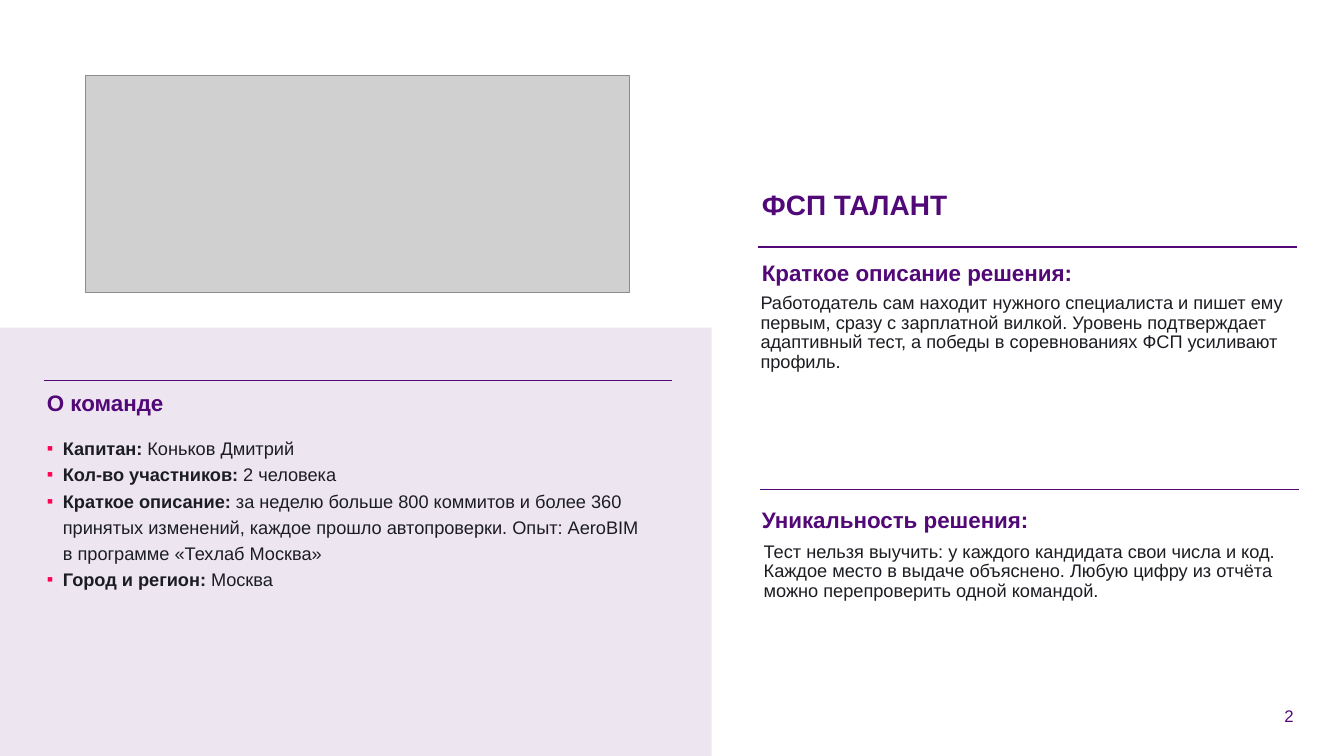
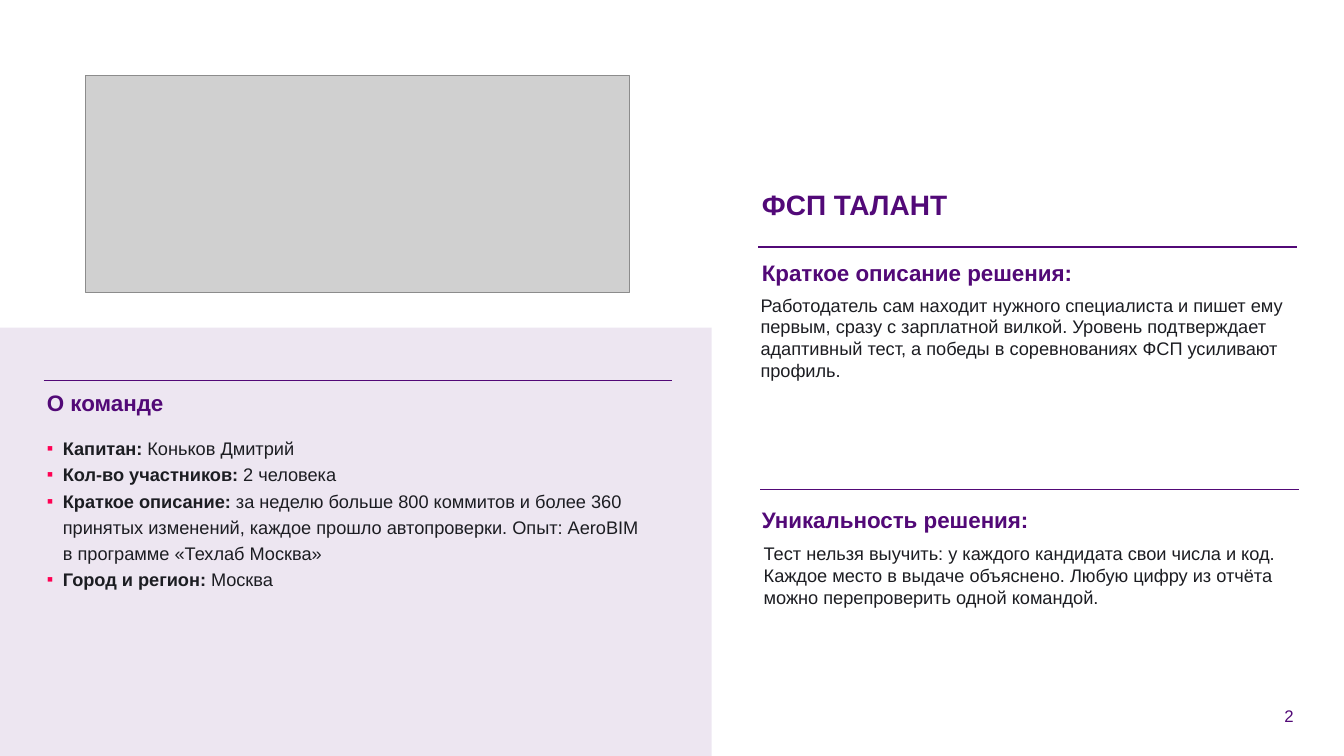
Before and after one commit to KonkovDV/fsp-talent, a slide deck: slide 2 of submission/03-presentation/FSP_Talent_presentation.pptx. Drawn at 1344x756 pixels with LibreOffice and Linux fonts; fonts in the diff are those of the drawing; grey boxes stand for pictures; background and template pictures are left out. Boxes give left, top, right and bottom in pixels: in the first picture for what was removed or moved away, otherwise in the second. Text is boxed around its words. In the diff, an @@ line names an element or a change of style, - is before the commit and + after.

```diff
--- a/submission/03-presentation/FSP_Talent_presentation.pptx
+++ b/submission/03-presentation/FSP_Talent_presentation.pptx
@@ text "Работодатель сам находит нужного специалиста ..." at <box>761,298,1283,381</box>: line spacing 0.9 to 1 @@
@@ text "Тест нельзя выучить: у каждого ..." at <box>764,547,1274,608</box>: line spacing 0.9 to 1 @@
```
Also in this commit, not shown: 23 other slides changed, 1 other file.
